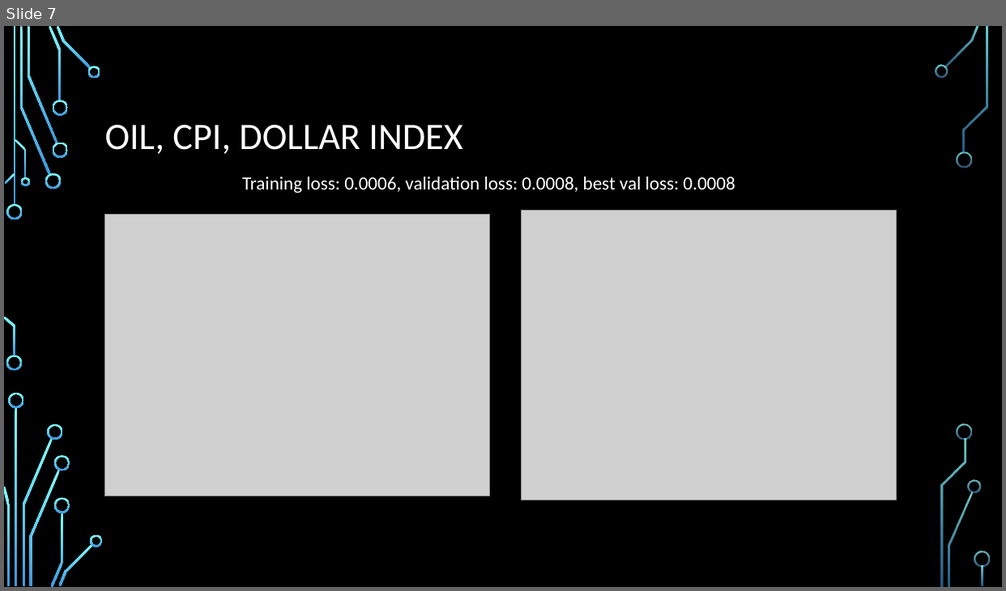
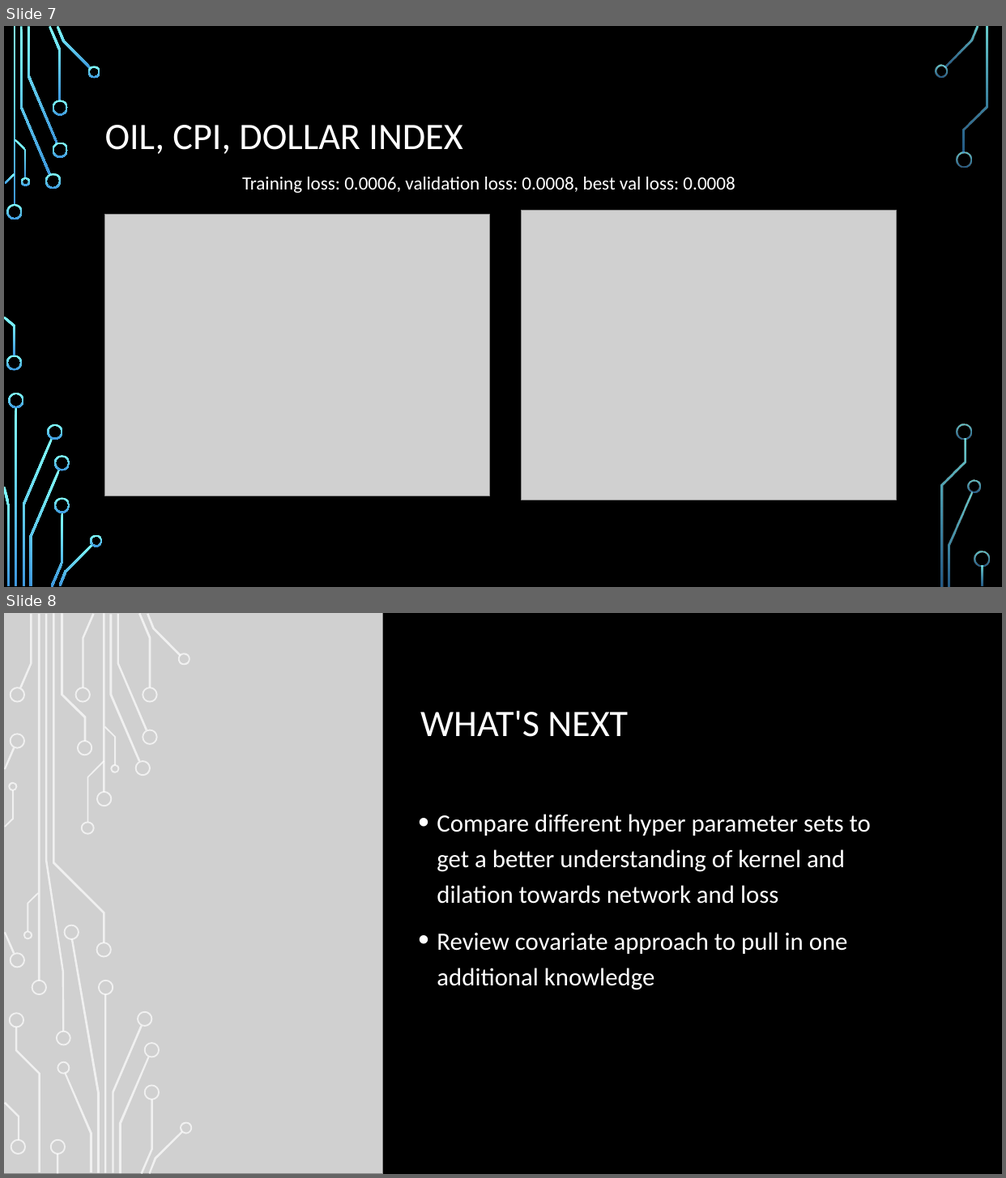
Before and after one commit to shawnmccarthy/temporal, a slide deck: mccarthy-shawn_slides.pptx. Shown one above the other, each under a label of ours: slide 7 before the commit, slides 7 and 8 after it. The pictures are 1006x591 and 1006x1178 pixels, drawn with LibreOffice and Linux fonts; fonts in the diff are those of the drawing; grey boxes stand for pictures; background and template pictures are left out. Boxes give left, top, right and bottom in pixels: in the first picture for what was removed or moved away, otherwise in the second. Text is boxed around its words. In the diff, an @@ line names an element or a change of style, - is before the commit and + after.

```diff
--- a/mccarthy-shawn_slides.pptx
+++ b/mccarthy-shawn_slides.pptx
@@ slide 8 added at bbox=[4, 613, 1002, 1174], background picture (left out); not listed: 16 template elements that a slide beside it also shows @@
@@ rectangle added at bbox=[4, 613, 1002, 1174], fill #000000 @@
@@ picture added at bbox=[4, 613, 383, 1174] @@
@@ title added at bbox=[420, 710, 628, 737], 36 pt, text #FFFFFF @@
+WHAT'S NEXT
@@ text added at bbox=[437, 814, 871, 990], 24 pt, text #FFFFFF @@
+• Compare different hyper parameter sets to get a better understanding of kernel and dilation towards network and loss
+• Review covariate approach to pull in one additional knowledge
@@ group added at bbox=[4, 613, 193, 1174]: 50 freeform shapes, 4 rectangles @@
```
Also in this commit, not shown: 1 slide changed, 1 other file.
